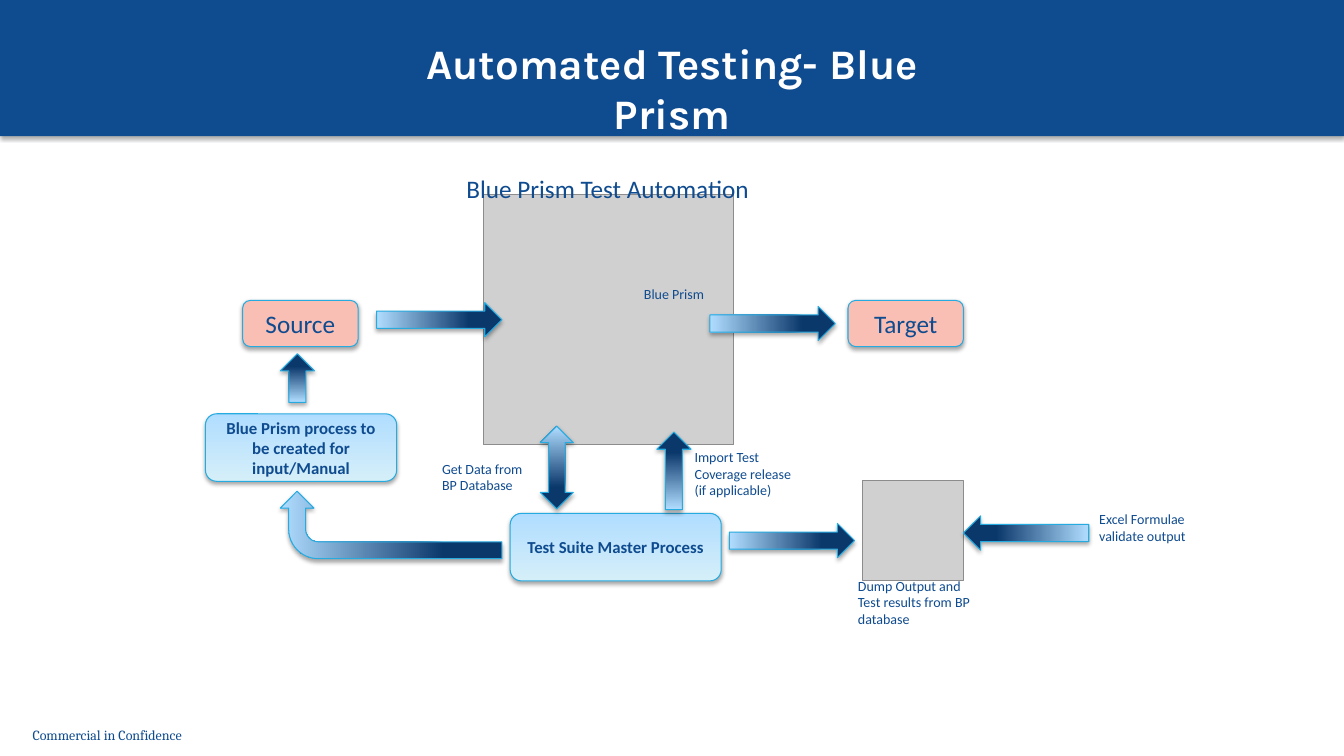
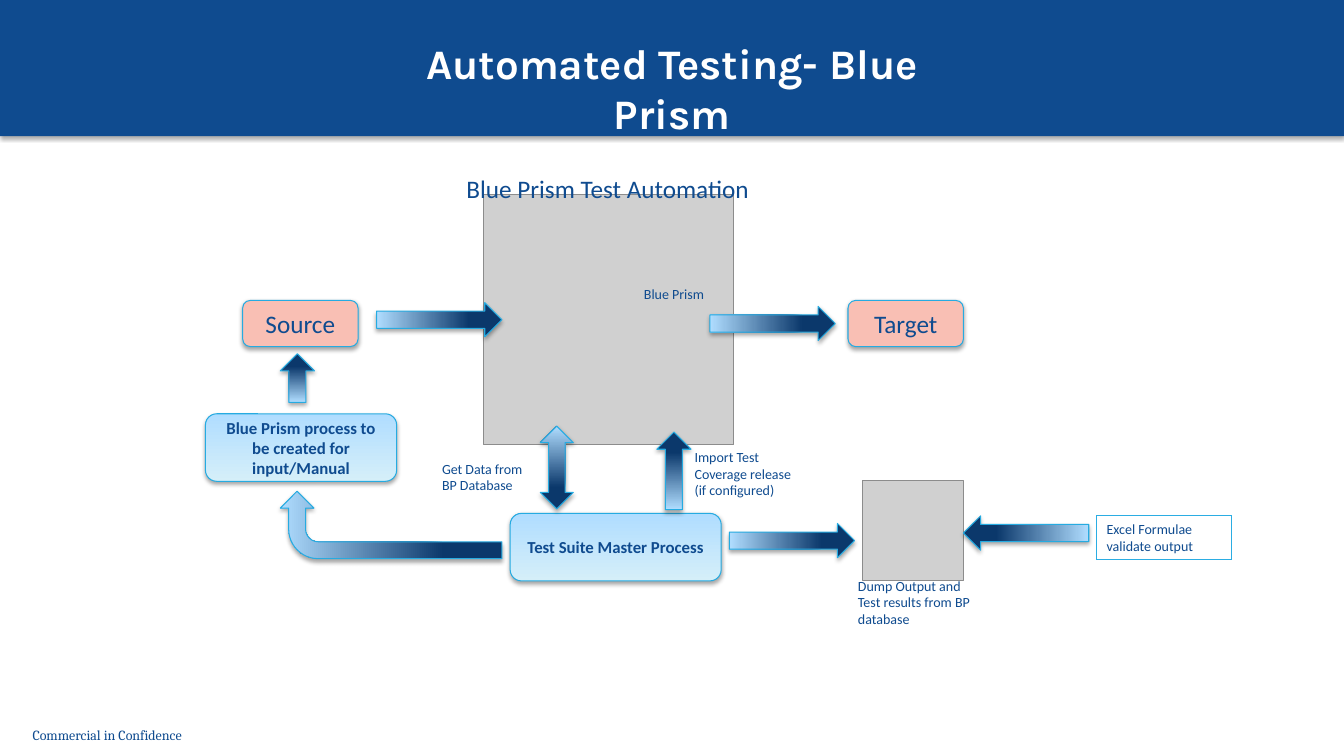
Before and after one commit to ashz30/BluePrism-Automated-Testing, a slide deck: slide 3 of PPT/Blue Prism - Testing.pptx. Drawn at 1344x756 pixels with LibreOffice and Linux fonts; fonts in the diff are those of the drawing; grey boxes stand for pictures; background and template pictures are left out. Boxes give left, top, right and bottom in pixels: in the first picture for what was removed or moved away, otherwise in the second. Text is boxed around its words. In the diff, an @@ line names an element or a change of style, - is before the commit and + after.

```diff
--- a/PPT/Blue Prism - Testing.pptx
+++ b/PPT/Blue Prism - Testing.pptx
@@ text at [695,453,791,498]: text changed @@
-Import Test Coverage release (if applicable)
+Import Test Coverage release (if configured)
@@ rectangle "Excel Formulae validate output": place and size @@
-rectangle "Excel Formulae validate output" at [1099,514,1186,544]
+rectangle "Excel Formulae validate output" at [1097,516,1232,561]
@@ rectangle "Excel Formulae validate output" at [1097,516,1232,561]: outline none to #2BADE3 0.75 pt @@
```
Also in this commit, not shown: 1 other file.
